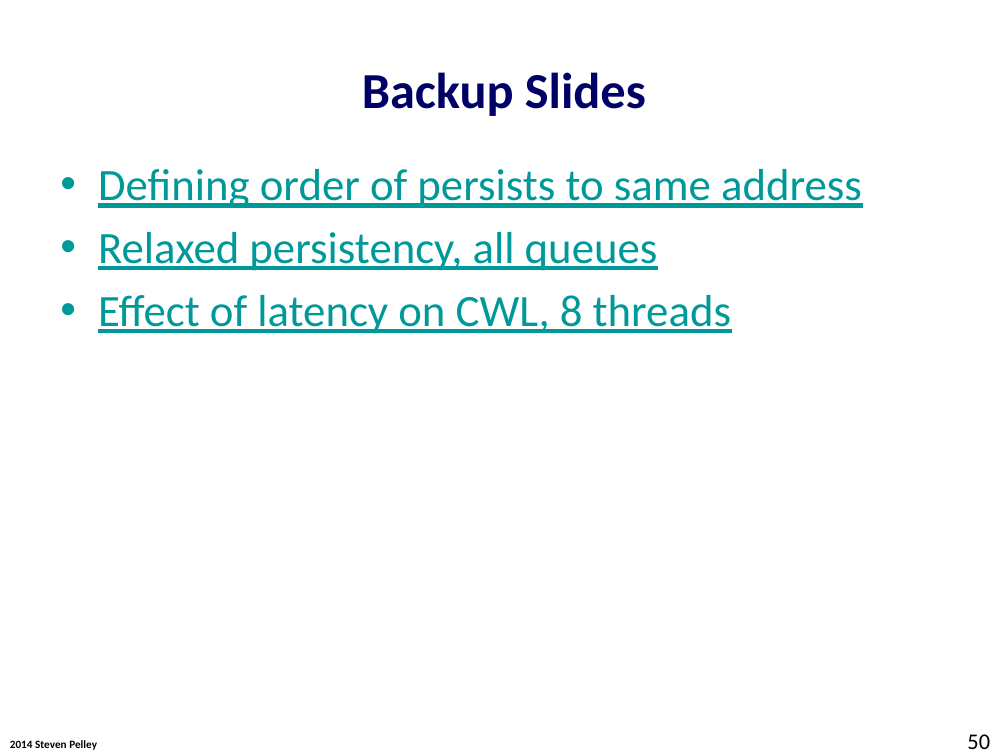
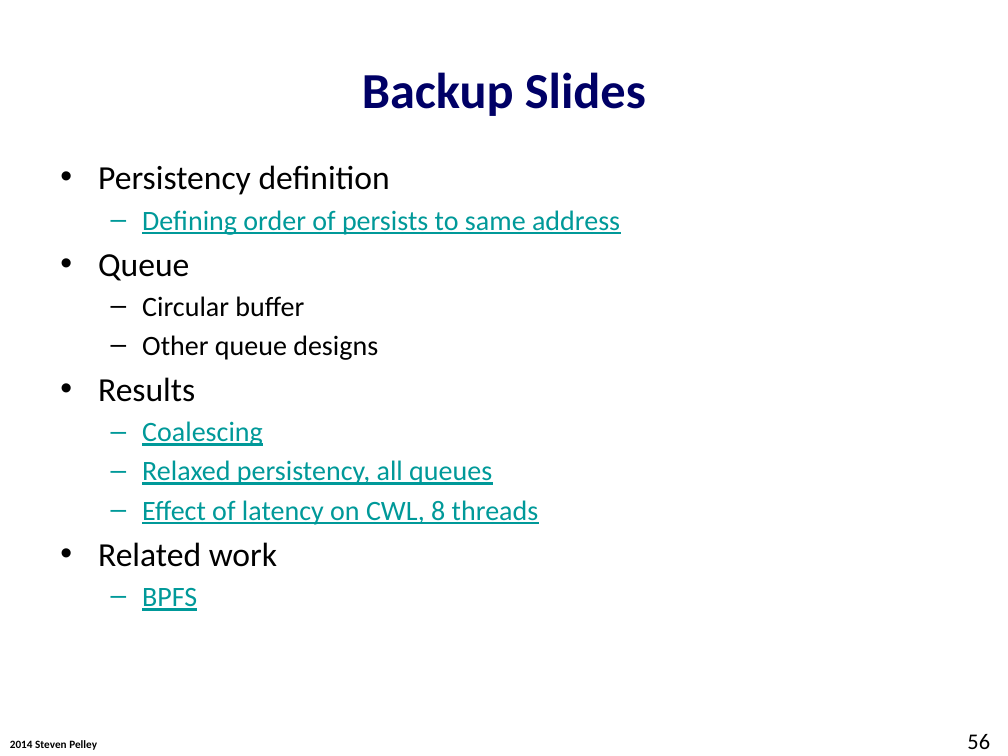
Before and after one commit to Abulila/dissertation, a slide deck: slide 56 of proposal/defense.pptx (slide 50 before the commit). Drawn at 1008x756 pixels with LibreOffice and Linux fonts; fonts in the diff are those of the drawing; background and template pictures are left out. Boxes give left, top, right and bottom in pixels: in the first picture for what was removed or moved away, otherwise in the second. Text is boxed around its words. In the diff, an @@ line names an element or a change of style, - is before the commit and + after.

Commit message:
defense.pptx: persistency definition and backup slides

```diff
--- a/proposal/defense.pptx
+++ b/proposal/defense.pptx
@@ text at [98, 165, 390, 195]: paragraph added @@
+• Persistency definition
@@ text at [142, 210, 620, 525]: size 32 to 20 pt in "Defining order of persists to same address", "Relaxed persistency, all queues", "Effect of latency on CWL, 8 threads"; bullet • to –; list level 1 to 2 in "Defining order of persists to ..."; list level 1 to 2 in "Relaxed persistency, all queues"; list level 1 to 2 in "Effect of latency on CWL, ..." @@
@@ text at [98, 254, 378, 446]: paragraphs added @@
+• Queue
+  – Circular buffer
+  – Other queue designs
+• Results
+  – Coalescing
@@ text at [98, 542, 277, 611]: paragraphs added @@
+• Related work
+  – BPFS
@@ page number at [967, 734, 990, 749]: text changed @@
-50
+56
```
Also in this commit, not shown: 15 other slides changed, 9 slides added.
